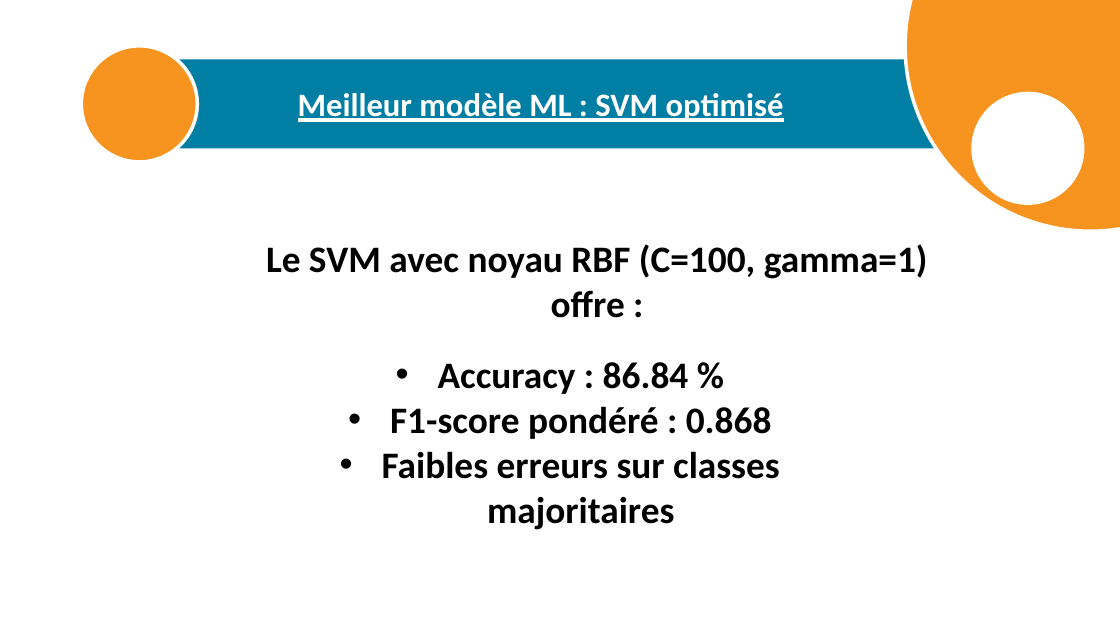
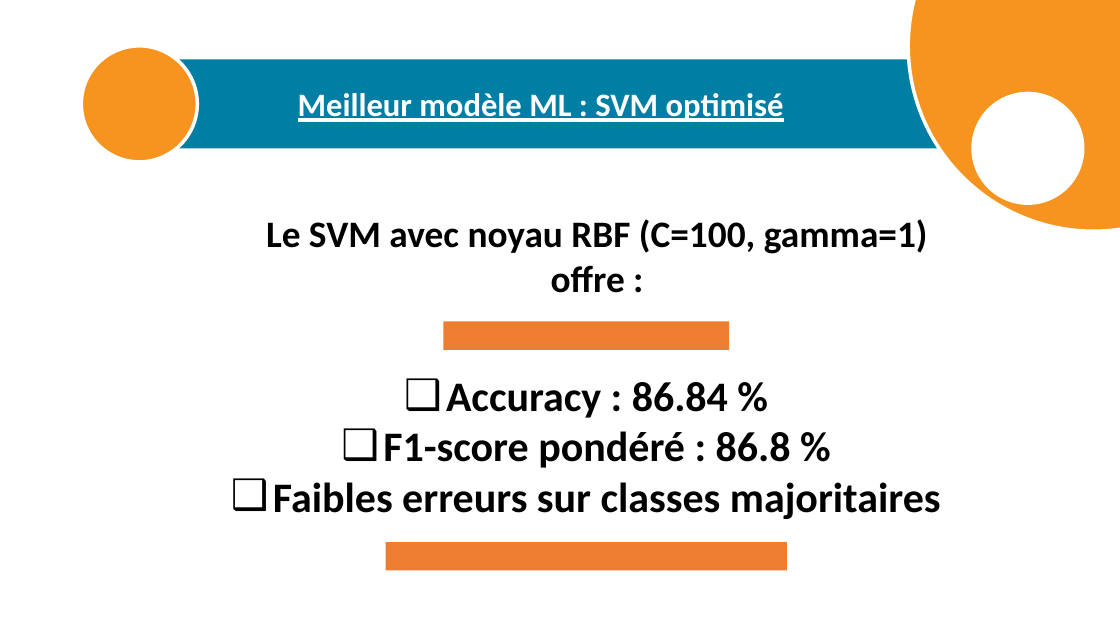
Before and after one commit to OussamaTabDev/DistributionElectrique, a slide deck: slide 12 of Rapport + Presentation + Video/Presentation2.pptx. Drawn at 1120x630 pixels with LibreOffice and Linux fonts; fonts in the diff are those of the drawing. Boxes give left, top, right and bottom in pixels: in the first picture for what was removed or moved away, otherwise in the second. Text is boxed around its words. In the diff, an @@ line names an element or a change of style, - is before the commit and + after.

```diff
--- a/Rapport + Presentation + Video/Presentation2.pptx
+++ b/Rapport + Presentation + Video/Presentation2.pptx
@@ text "Le SVM avec noyau RBF ...": place and size @@
-text "Le SVM avec noyau RBF ..." at box(266, 244, 928, 318)
+text "Le SVM avec noyau RBF ..." at box(266, 219, 928, 293)
@@ rectangle added at box(444, 322, 729, 350), fill #ED7D31 @@
@@ text "Accuracy : 86.84 %": place and size @@
-text "Accuracy : 86.84 %" at box(382, 362, 780, 530)
+text "Accuracy : 86.84 %" at box(273, 382, 941, 519)
@@ text at box(273, 382, 941, 519): size 32 to 36 pt in "Accuracy : 86.84 %", "Faibles erreurs sur classes majoritaires"; bullet • to ❑ @@
@@ text at box(383, 431, 791, 468): text changed; size 32 to 36 pt @@
-• F1-score pondéré : 0.868
+❑ F1-score pondéré : 86.8 %
@@ rectangle added at box(386, 542, 787, 571), fill #ED7D31 @@
```
Also in this commit, not shown: 6 other slides changed, 6 other files.
